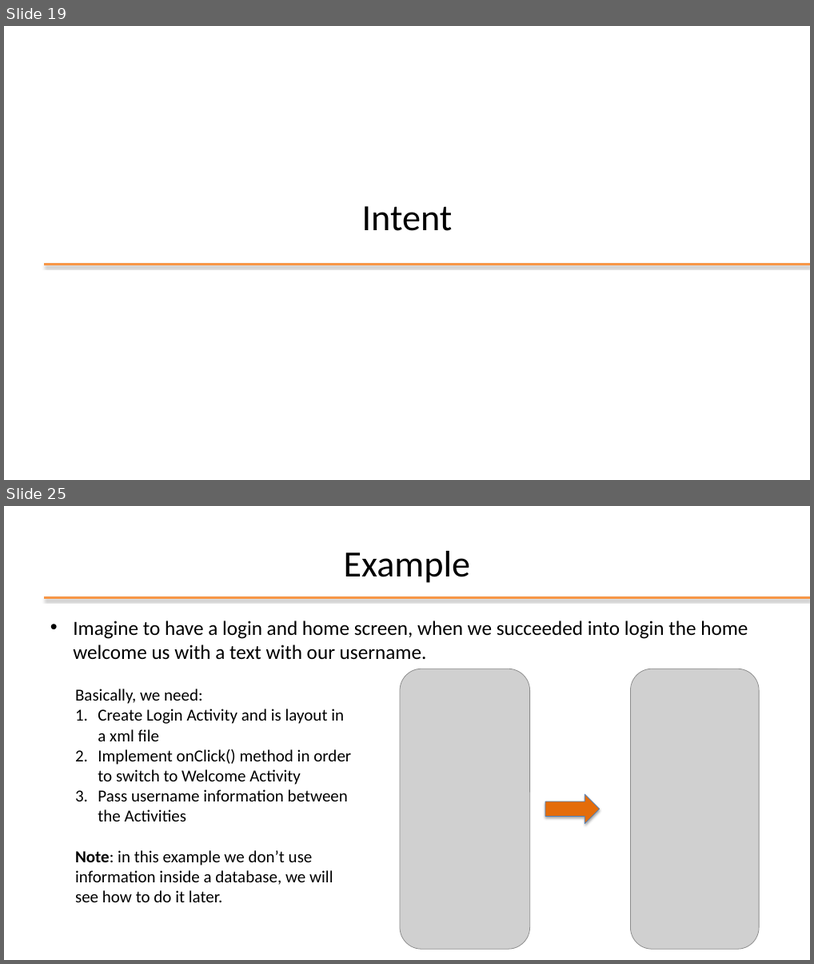
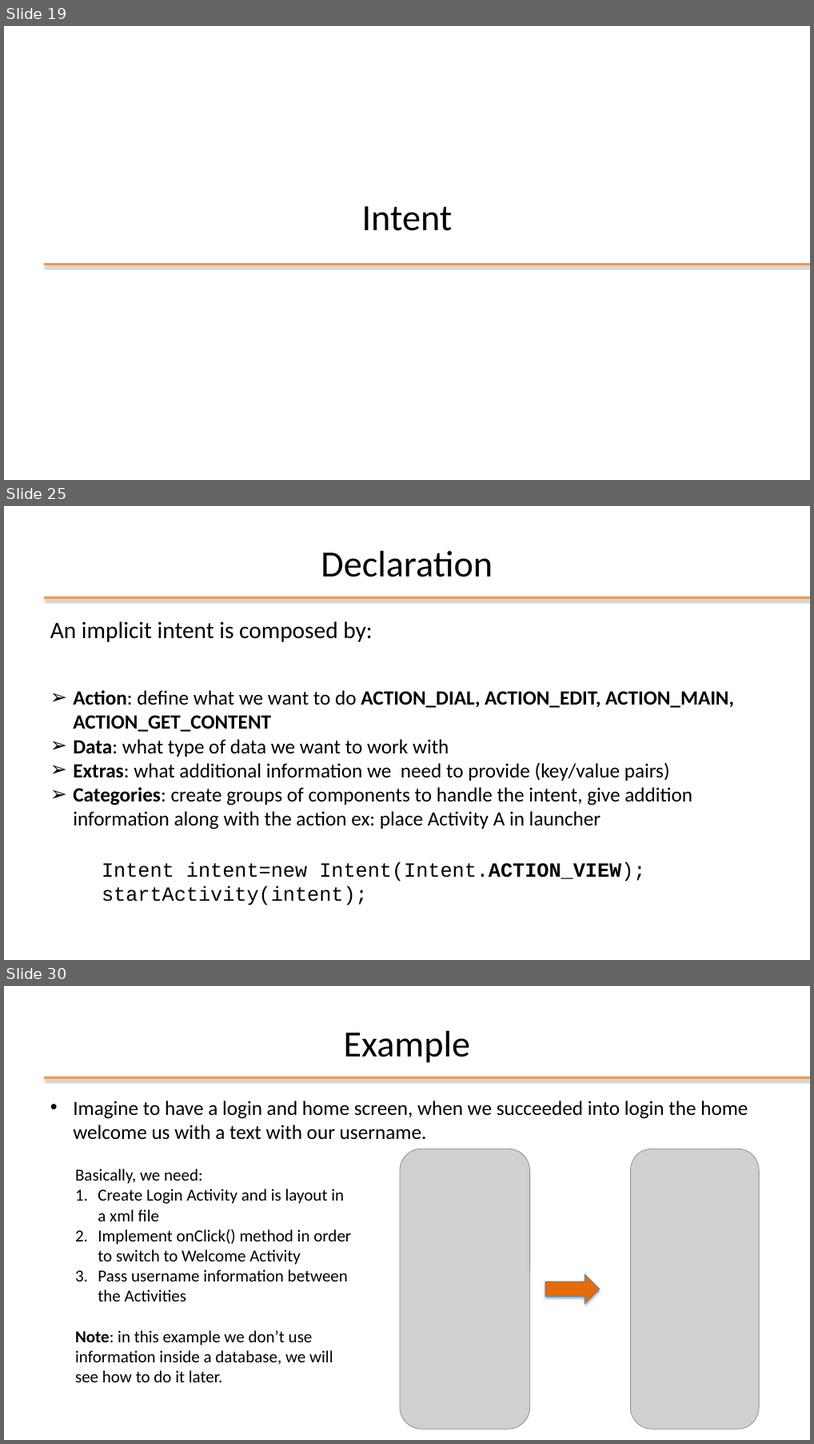
Before and after one commit to StePoli-00/Getting-started-with-Android, a slide deck: 03-Key elements of application.pptx. Shown one above the other, each under a label of ours: slides 19 and 25 before the commit, slides 19, 25 and 30 after it; the slides between them are not shown. The pictures are 814x964 and 814x1444 pixels, drawn with LibreOffice and Linux fonts; fonts in the diff are those of the drawing; grey boxes stand for pictures; background and template pictures are left out. Boxes give left, top, right and bottom in pixels: in the first picture for what was removed or moved away, otherwise in the second. Text is boxed around its words. In the diff, an @@ line names an element or a change of style, - is before the commit and + after.

```diff
--- a/03-Key elements of application.pptx
+++ b/03-Key elements of application.pptx
@@ slide 25 added at [4,506,810,960], background #FFFFFF; not listed: 1 template element that a slide beside it also shows @@
@@ title added at [321,551,493,577], 44 pt, text #000000 @@
+Declaration
@@ text added at [50,621,734,829], 24 pt, text #000000 @@
+An implicit intent is composed by:
+➢ Action: define what we want to do ACTION_DIAL, ACTION_EDIT, ACTION_MAIN, ACTION_GET_CONTENT
+➢ Data: what type of data we want to work with
+➢ Extras: what additional information we need to provide (key/value pairs)
+➢ Categories: create groups of components to handle the intent, give addition information along with the action ex: place Activity A in launcher
@@ text added at [102,862,646,905], 24 pt, text #000000 @@
+Intent intent=new Intent(Intent.ACTION_VIEW);
+startActivity(intent);
@@ what was slide 25 is now slide 30 @@
```
Also in this commit, not shown: 5 slides changed, 6 other slides added, 2 slides removed.
